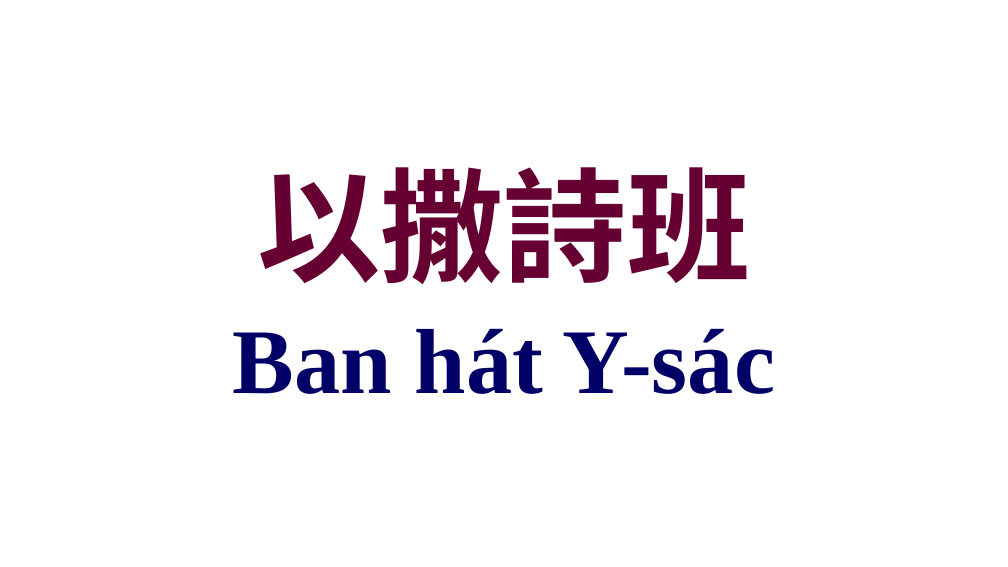
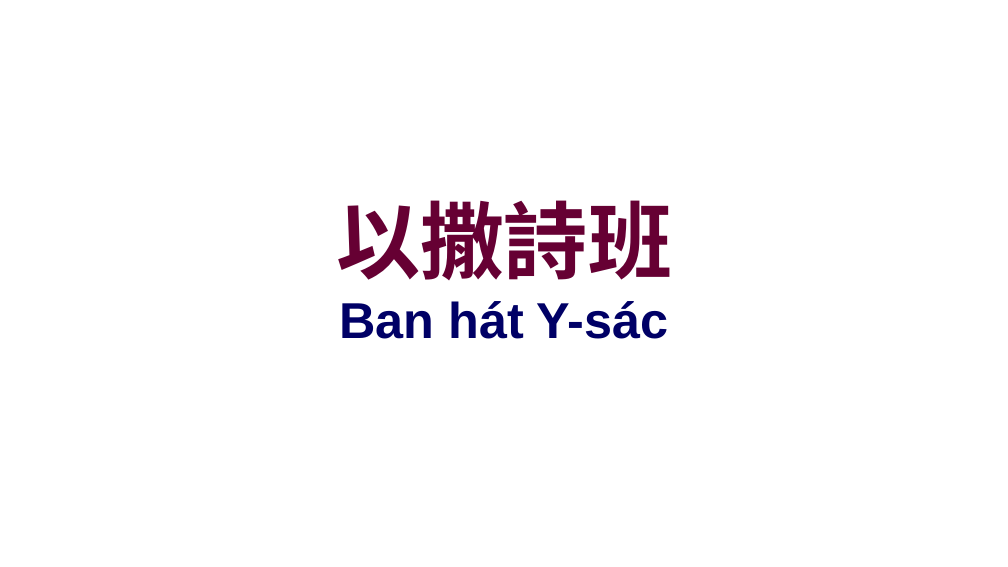
Before and after one commit to batisuoc/other-ppts, a slide deck: slide 9 of 聯合崇拜流程.pptx. Drawn at 1008x567 pixels with LibreOffice and Linux fonts; fonts in the diff are those of the drawing; background and template pictures are left out. Boxes give left, top, right and bottom in pixels: in the first picture for what was removed or moved away, otherwise in the second. Text is boxed around its words. In the diff, an @@ line names an element or a change of style, - is before the commit and + after.

```diff
--- a/聯合崇拜流程.pptx
+++ b/聯合崇拜流程.pptx
@@ title "以撒詩班" moved from (x1=258, y1=167, x2=751, y2=284) to (x1=336, y1=200, x2=672, y2=280) @@
@@ title "以撒詩班" at (x1=336, y1=200, x2=672, y2=280): size 88 to 60 pt @@
@@ text "Ban hát Y-sác" moved from (x1=233, y1=328, x2=775, y2=394) to (x1=339, y1=301, x2=669, y2=339) @@
@@ text "Ban hát Y-sác" at (x1=339, y1=301, x2=669, y2=339): size 66 to 36 pt, font Times New Roman to Arial @@
```
Also in this commit, not shown: 22 other slides changed.
